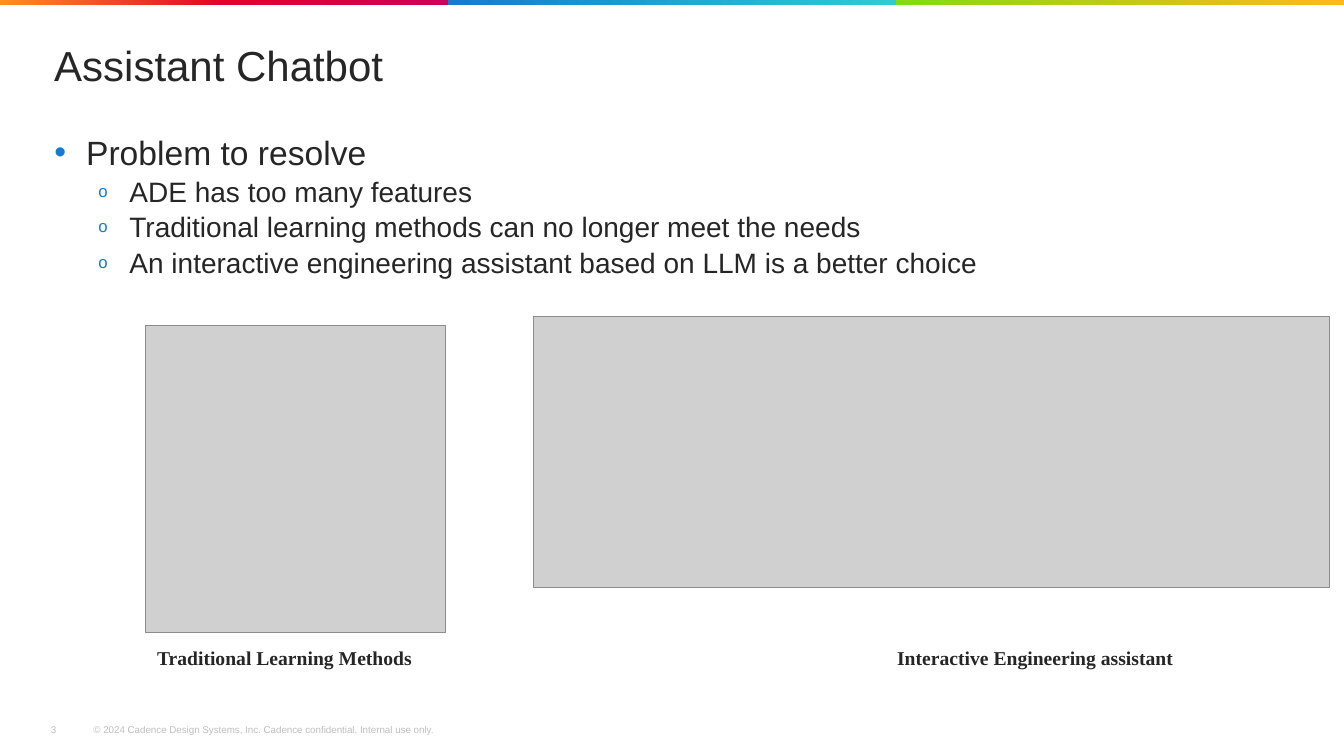
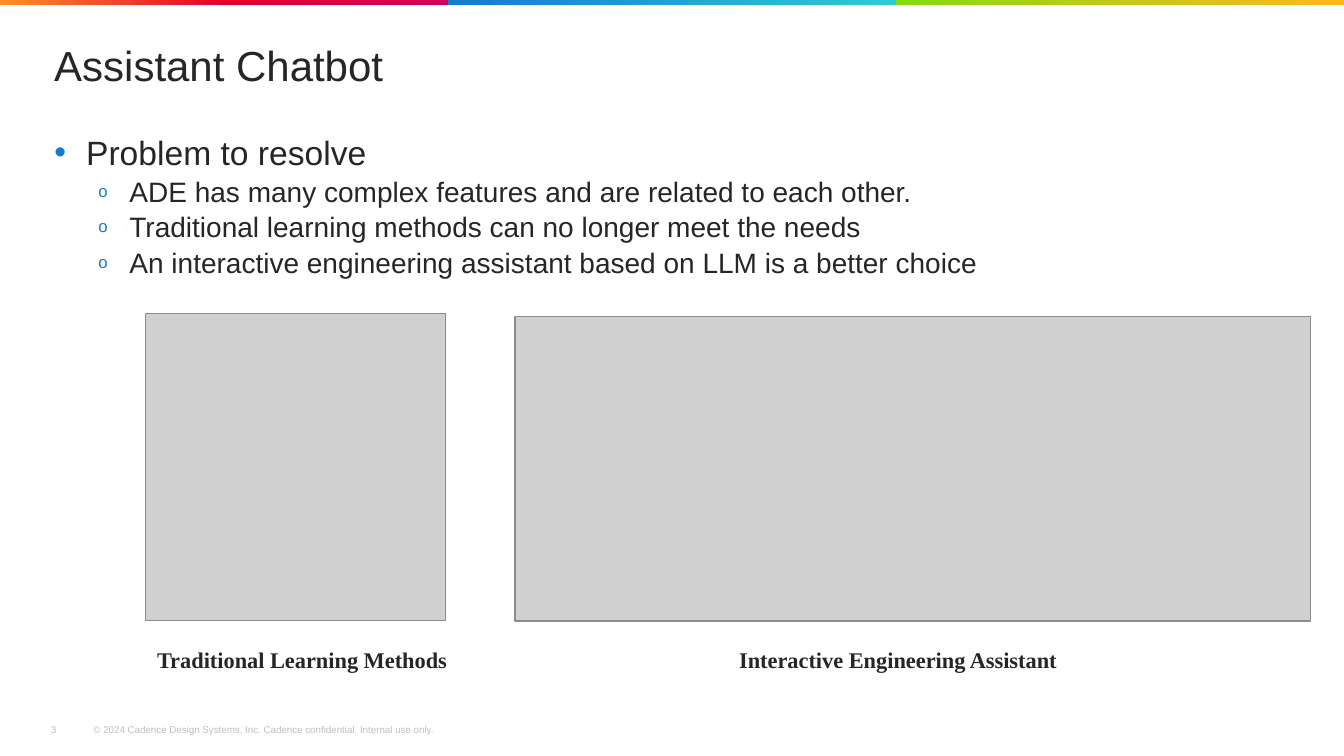
Before and after one commit to xpc123/forSync, a slide deck: slide 3 of ADE_copilot/CIC-2025_PPT_ADECopilot.pptx. Drawn at 1344x756 pixels with LibreOffice and Linux fonts; fonts in the diff are those of the drawing; grey boxes stand for pictures; background and template pictures are left out. Boxes give left, top, right and bottom in pixels: in the first picture for what was removed or moved away, otherwise in the second. Text is boxed around its words. In the diff, an @@ line names an element or a change of style, - is before the commit and + after.

```diff
--- a/ADE_copilot/CIC-2025_PPT_ADECopilot.pptx
+++ b/ADE_copilot/CIC-2025_PPT_ADECopilot.pptx
@@ text at box(129, 181, 911, 207): text changed @@
-  o ADE has too many features
+  o ADE has many complex features and are related to each other.
@@ picture: place and size @@
-picture at box(145, 326, 446, 633)
+picture at box(145, 314, 446, 621)
@@ picture: place and size @@
-picture at box(533, 317, 1329, 588)
+picture at box(515, 317, 1311, 621)
@@ text "Traditional Learning Methods" at box(157, 652, 447, 673): size 14 to 16 pt @@
@@ text at box(739, 652, 1057, 673): text changed; size 14 to 16 pt @@
-Interactive Engineering assistant
+Interactive Engineering Assistant
```
Also in this commit, not shown: 2 other slides changed, 2 slides added, 3 other files.
